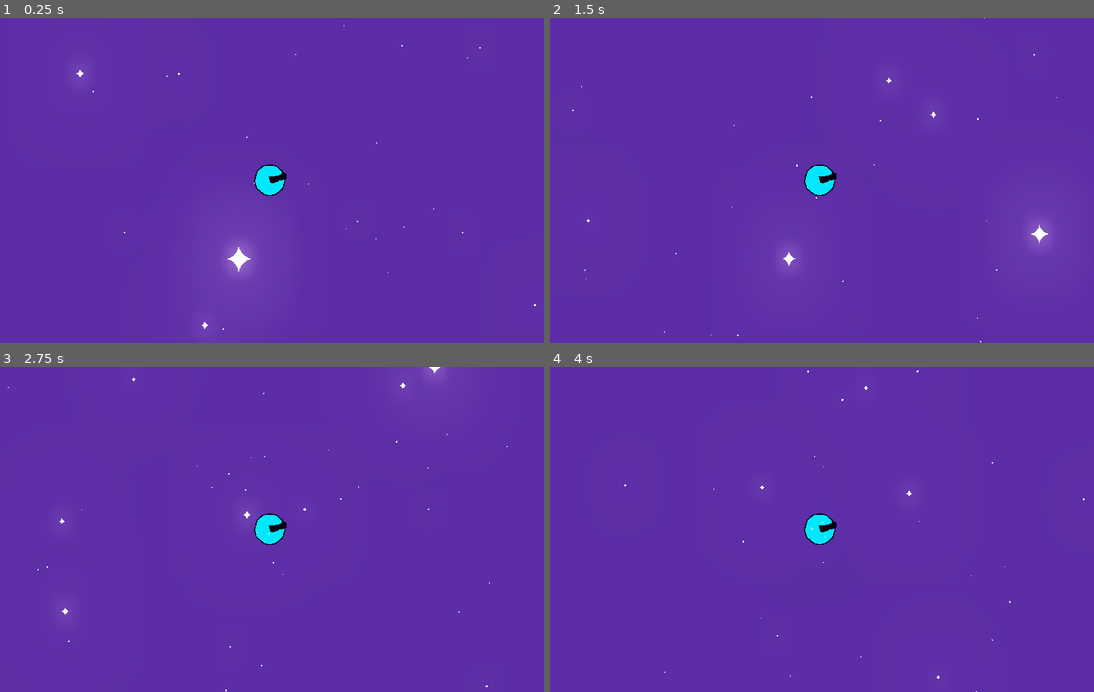
Above: before the commit, frames 1-4 (two rows, left to right).
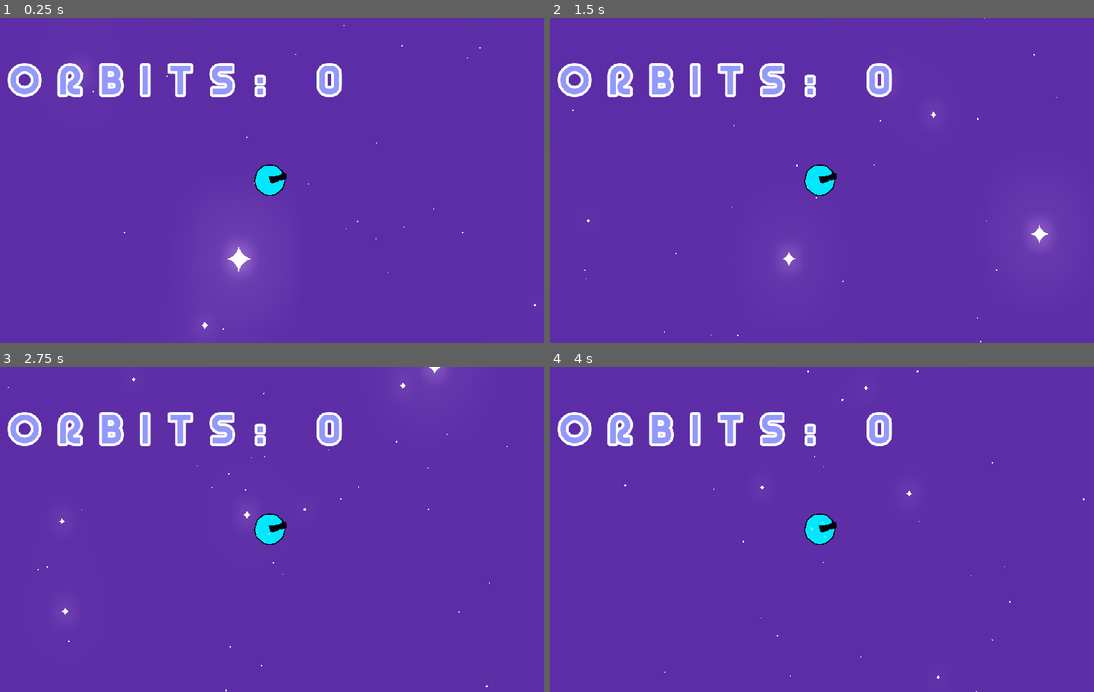
Above: after the commit, the same moments.

Repository: Colton-O/Meteor
Game: Godot game, scene res://level_01.tscn
Same seed, same stepped clock (60 frames per second), same inputs: the game is played once before the commit and once after it.
Inputs:
- Up to frame 1 (0.25 s): no input
- Up to frame 2 (1.5 s): no input
- Up to frame 3 (2.75 s): no input
- Up to frame 4 (4 s): tap Enter at 3.5 s

The runs differ from the first frame. In frame 1, 2.9% of the frame differs, in the area x 1-63%, y 13-25%; in frame 2, 2.9%; in frame 3, 2.9%; in frame 4, 2.9%.

Commit message:
Added orbit score

Diff:
--- a/Meteor_game/Planet/Orbit_count.gd
+++ b/Meteor_game/Planet/Orbit_count.gd
@@ -1,10 +1,16 @@
 extends Area
 var init = false
+var score = 0
+var score_text
 func _ready():
 	connect("body_entered", self, "on_body_enter")
+	score_text = get_node("../Score")
+	score_text.text = "orbits: " + str(score)
 
 func on_body_enter(body):
 	if init:
-		print ("yes")
+
+		score += 1
+		score_text.text = "orbits: " + str(score)
 	else:
 		init = true
--- a/Meteor_game/level_01.tscn
+++ b/Meteor_game/level_01.tscn
@@ -1,9 +1,10 @@
-[gd_scene load_steps=12 format=2]
+[gd_scene load_steps=15 format=2]
 
 [ext_resource path="res://Meteaor/Meteor.tscn" type="PackedScene" id=1]
 [ext_resource path="res://Planet/Planet.tscn" type="PackedScene" id=2]
 [ext_resource path="res://vfx/Sparkle.png" type="Texture" id=3]
 [ext_resource path="res://Planet/Orbit.tscn" type="PackedScene" id=4]
+[ext_resource path="res://GUI/YagiUhfNo2.otf" type="DynamicFontData" id=5]
 
 [sub_resource type="Environment" id=1]
 background_mode = 1
@@ -43,6 +44,19 @@
 
 [sub_resource type="BoxShape" id=8]
 
+[sub_resource type="DynamicFont" id=10]
+size = 80
+outline_size = 5
+extra_spacing_char = 35
+font_data = ExtResource( 5 )
+
+[sub_resource type="Theme" id=9]
+default_font = SubResource( 10 )
+/colors/test = Color( 0.74902, 0.717647, 0.956863, 1 )
+Label/colors/font_color = Color( 0.576471, 0.603922, 0.984314, 1 )
+Label/fonts/font = null
+Label/styles/normal = null
+
 [node name="Spatial" type="Spatial"]
 
 [node name="meteor_root" parent="." instance=ExtResource( 1 )]
@@ -79,3 +93,18 @@
 
 [node name="Orbit" parent="." instance=ExtResource( 4 )]
 transform = Transform( 0.3, 0, 0, 0, 0.3, 0, 0, 0, 0.3, -9.69928, 0.127405, -3.77512 )
+
+[node name="Score" type="Label" parent="."]
+anchor_left = 0.5
+anchor_right = 0.5
+margin_left = -495.0
+margin_top = 68.0
+margin_right = 442.0
+margin_bottom = 165.0
+theme = SubResource( 9 )
+text = "Orbits: "
+valign = 1
+uppercase = true
+__meta__ = {
+"_edit_use_anchors_": false
+}
Binary file added: Meteor_game/GUI/YagiUhfNo2.otf
